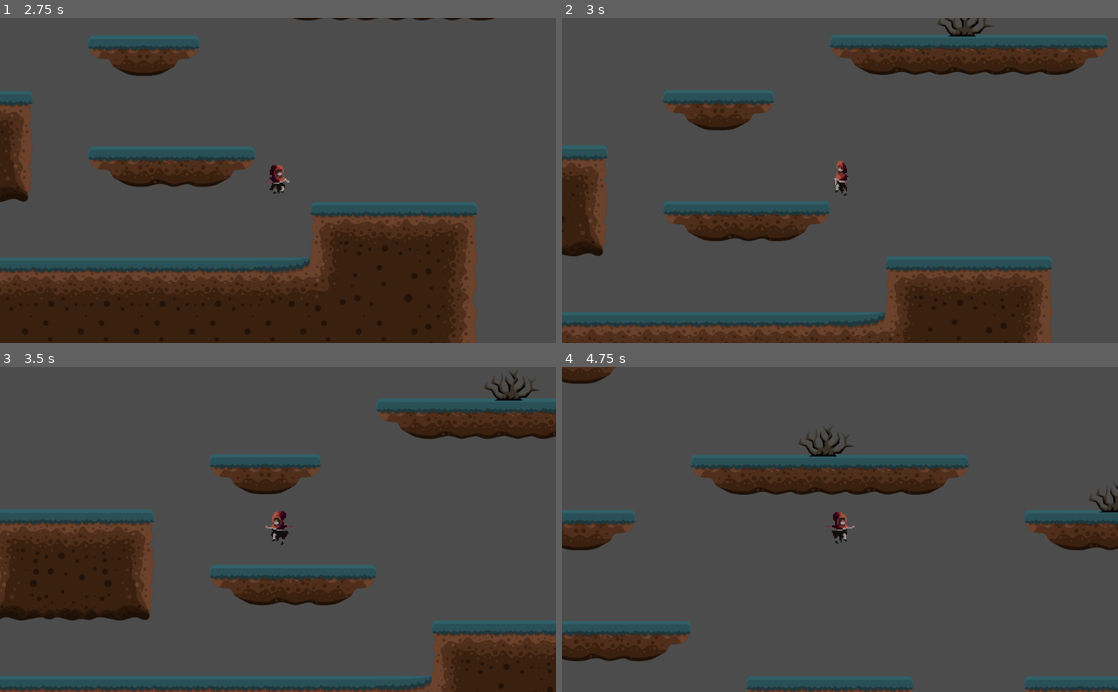
Above: before the commit, frames 1-4 (two rows, left to right).
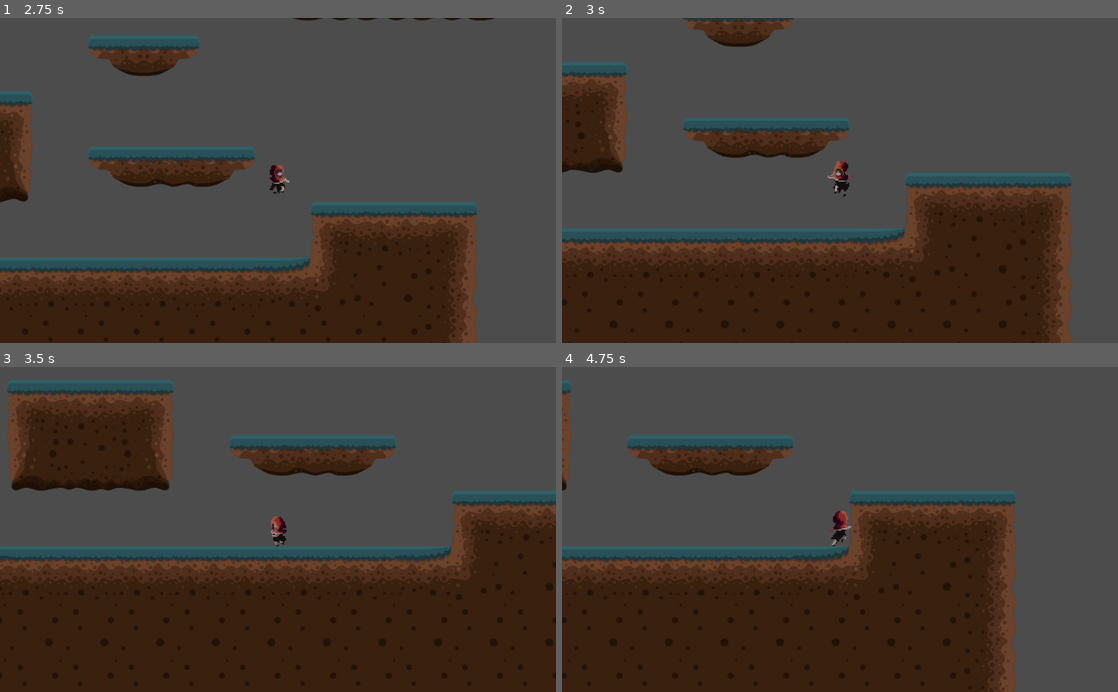
Above: after the commit, the same moments.

Repository: beldonholt/YourMum
Game: Godot game, scene res://StartMenu.tscn
The game is run twice, just before and just after one commit, with the same random seed, the same clock (stepped at 60 frames per second) and the same inputs. The engine's default icon, where the game draws it, is replaced by a stand-in: a white triangle on a blue panel in a dark square.
Inputs:
- Up to frame 1 (2.75 s): click "Start" at 0.5 s; tap Enter (ui_accept) at 1.25 s; hold D (right) from 1.28 s (still down); tap W (jump) at 1.35, 1.52, 1.82, 2.27, 2.3, 2.57 s; tap Shift (run) at 2.1 s
- Up to frame 2 (3 s): release D (right) at 2.78 s; hold A (left) from 2.78 s (still down); tap W (jump) at 2.85 s
- Up to frame 3 (3.5 s): keep holding A (left)
- Up to frame 4 (4.75 s): release A (left) at 3.53 s; hold D (right) from 3.53 s (still down); tap Shift (run) at 3.6 s; tap W (jump) at 3.77, 3.8, 4.07, 4.35, 4.52 s

Frame 1 is identical in both runs. In frame 2, 49% of the frame differs, in the area x 0-99%, y 0-100%; in frame 3, 61%, in the area x 0-100%, y 1-100%; in frame 4, 53%.

Commit message:
fixed coyote jump

Diff:
--- a/Lvl 3 Main progect/PlayerStuff/Player.gd
+++ b/Lvl 3 Main progect/PlayerStuff/Player.gd
@@ -7,6 +7,7 @@
 var SprintYes = true
 var Jumps = 1
 var SpriteDireaction
+var CanJump = true
 
 #const = constant (wont change/ fixed)
 
@@ -52,16 +53,19 @@
 	#simulating Gravity with acceleration
 	velocity.y += GRAVITY
 	#print(velocity.y)
-	if is_on_floor() == false:
+	if is_on_floor() == false and CanJump:
 		$CoyoteTimer.start()
+		CanJump = false
 		pass
+	if is_on_floor():
+		CanJump = true
 
 	#Player jump input
 	if Input.is_action_just_pressed("jump") and (is_on_floor() or ($CoyoteTimer.is_stopped() == false)):
 		velocity.y = JUMPFORCE
 	if Input.is_action_just_pressed("jump") and is_on_floor() == false and Jumps == 1:
 		velocity.y = JUMPFORCE
-		Jumps = Jumps -1
+		Jumps += -1
 	if is_on_floor():
 		Jumps = 1
 
--- a/Lvl 3 Main progect/PlayerStuff/Player.tscn
+++ b/Lvl 3 Main progect/PlayerStuff/Player.tscn
@@ -119,7 +119,7 @@
 autostart = true
 
 [node name="CoyoteTimer" type="Timer" parent="."]
-wait_time = 0.001
+wait_time = 0.5
 one_shot = true
 
 [node name="Area2D" type="Area2D" parent="."]
